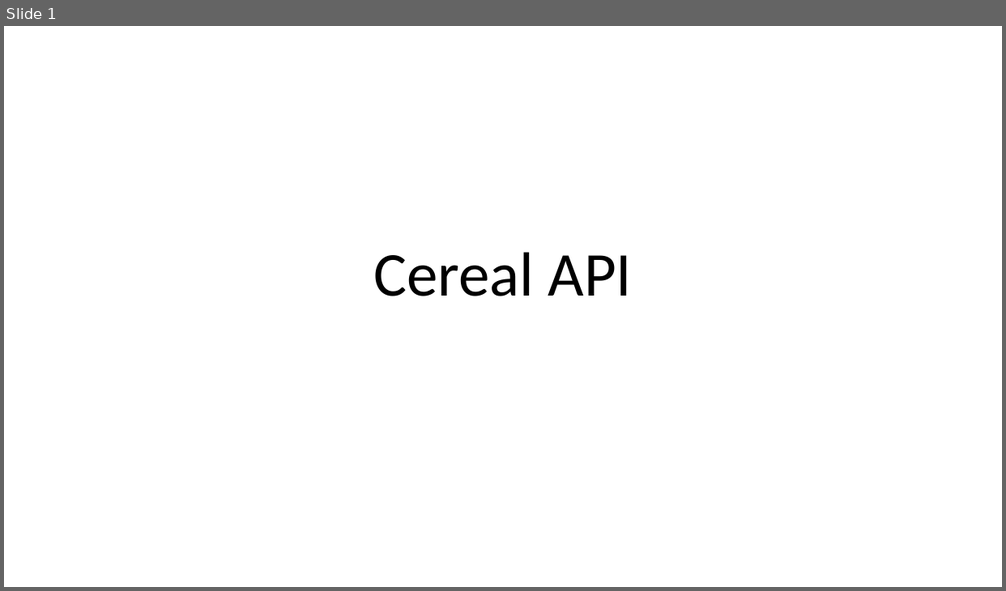
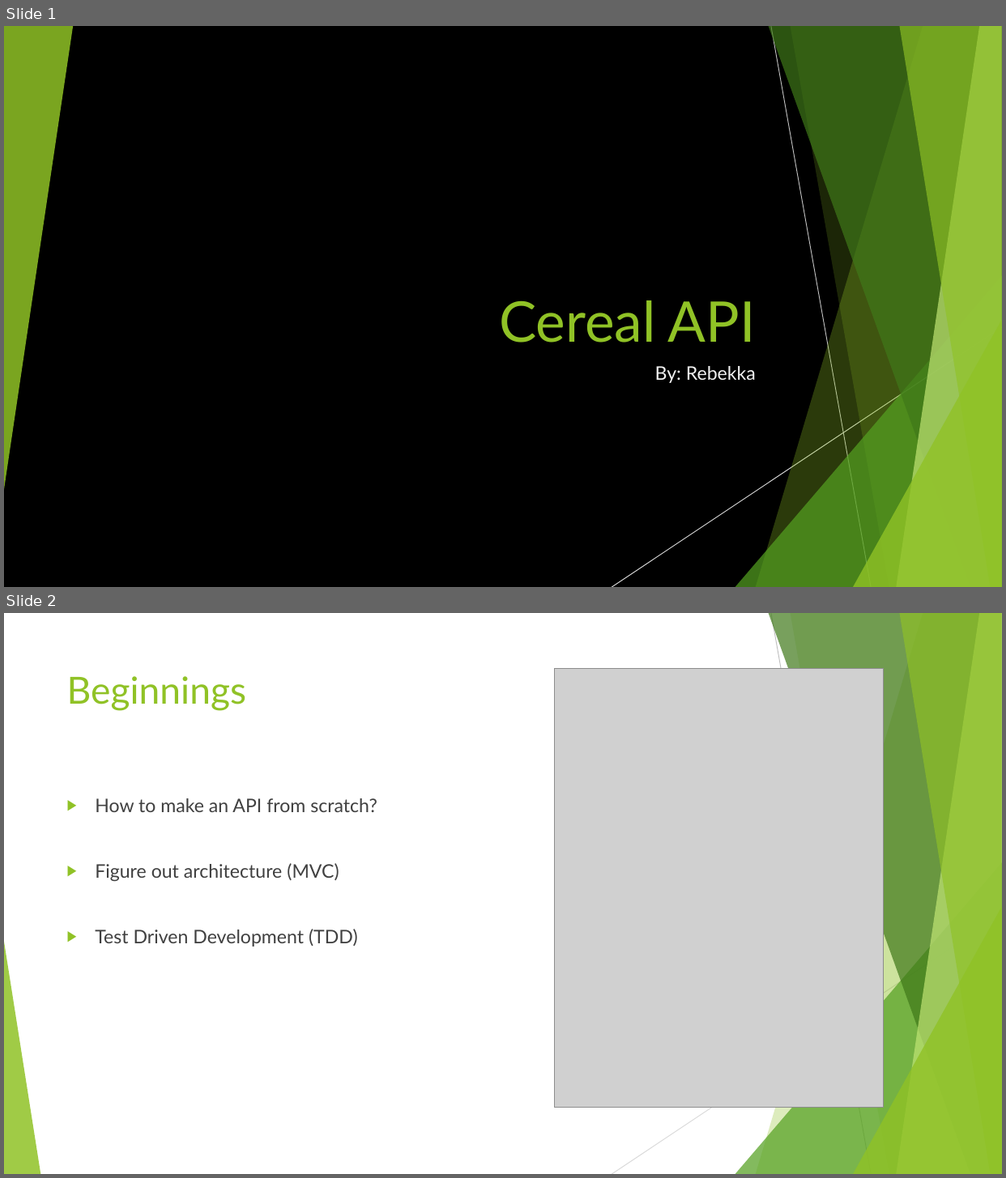
Before and after one commit to Exopi-Talent-Academy/Cereal_API_Rebekka, a slide deck: Cereal API Presentation.pptx. Shown one above the other, each under a label of ours: slide 1 before the commit, slides 1 and 2 after it. The pictures are 1006x591 and 1006x1178 pixels, drawn with LibreOffice and Linux fonts; fonts in the diff are those of the drawing; grey boxes stand for pictures. Boxes give left, top, right and bottom in pixels: in the first picture for what was removed or moved away, otherwise in the second. Text is boxed around its words. In the diff, an @@ line names an element or a change of style, - is before the commit and + after.

```diff
--- a/Cereal API Presentation.pptx
+++ b/Cereal API Presentation.pptx
@@ slide 2 added at [4,613,1002,1174], background #FFFFFF; not listed: 9 template elements that a slide beside it also shows @@
@@ title added at [67,676,246,711], 36 pt, text #90C226 @@
+Beginnings
@@ picture added at [554,668,884,1107] @@
@@ text added at [95,798,377,947], 18 pt, text #404040 @@
+▶ How to make an API from scratch?
+▶ Figure out architecture (MVC)
+▶ Test Driven Development (TDD)
@@ triangle added at [4,942,40,1174], fill #90C226 at 85% opacity @@
@@ slide 1 changed as well @@
@@ background #FFFFFF to #000000 @@
@@ group added at [4,26,1002,587]: 5 freeform shapes, 3 triangles, 2 lines @@
@@ title "Cereal API": place and size @@
-title "Cereal API" at [373,252,633,297]
+title "Cereal API" at [499,301,756,343]
@@ title "Cereal API" at [499,301,756,343]: size 60 to 54 pt, font Calibri to Lato, text colour #000000 to #90C226; alignment centre to right; line spacing 0.9 to 1 @@
@@ subtitle added at [655,366,756,383], 18 pt, text #F2F2F2 @@
+By: Rebekka
```
Also in this commit, not shown: 1 other slide changed, 12 other slides added.
